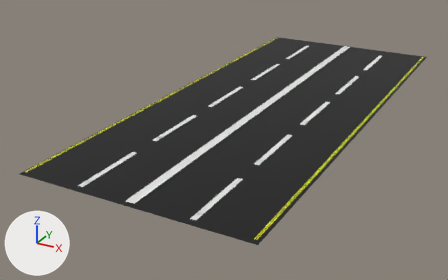
An edit to the FBX model Assets/Models/World/Roads/four_laned_roads/dual_carriageway.fbx, drawn before and after from the same camera.
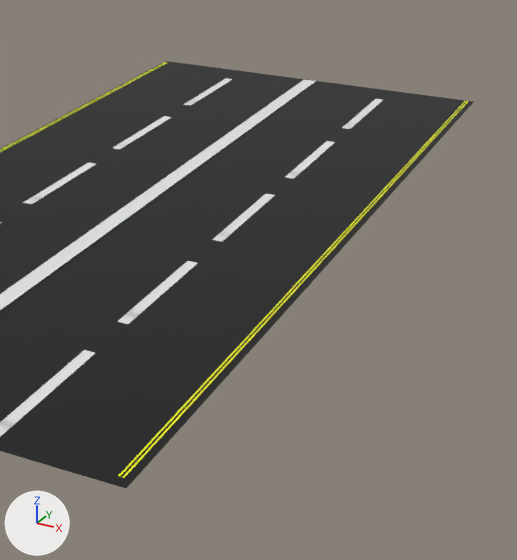
The first picture shows the older version from a 50 mm lens placed at (6.05, -13.46, 5.4), pointed at (-0.85, -0.91, -0.88). The close-ups show both versions on the part from 44% to 100% of the width and 3% to 100% of the height of that picture. Lighting does not change. The marker at lower left points along +X, +Y and +Z. Where no turn or scale is listed for an object, it has been applied to the vertices.

Names of what the first close-up shows: 'road'.
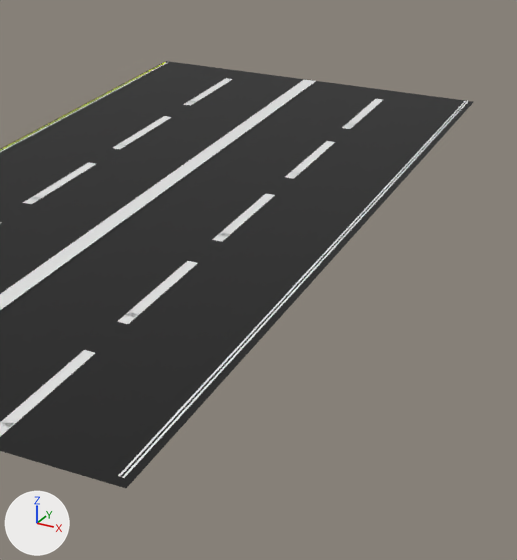
Where the newer file only moved an object's origin or applied its transform, the numbers keep the older frame.

Patch to the scene script:
```diff
--- a/Assets/Models/World/Roads/four_laned_roads/dual_carriageway.fbx.py
+++ b/Assets/Models/World/Roads/four_laned_roads/dual_carriageway.fbx.py
@@ me_plane @@
 # used by ob_road; location = (0.0, 0.0, 0.0)
-me_plane.from_pydata(...)  # 2164 vertices, 1066 faces; spans x -2.55..2.55, y -6.0..6.0, z 0.0..0.01
+me_plane.from_pydata(...)  # 2192 vertices, 2160 faces; spans x -2.55..2.55, y -6.0..6.0, z 0.0..0.01
+# me_plane part 1: 28 vertices added at x -2.55..2.55, y -5.2..5.2, z 0.0
 me_plane.materials.append(mat_material_001)
@@ me_plane @@
 me_plane.materials.append(mat_material_008)
-me_plane.materials.append(mat_material_006)  # white #e7e7e7
-me_plane.materials.append(mat_material_003)  # yellow #dfe700
-me_plane.materials.append(mat_material_004)  # yellow #dfe700
-me_plane.materials.append(mat_material_005)  # yellow #dfe700
-me_plane.materials.append(mat_material_007)  # white #e7e7e7
```

Where the change shows, as pixel boxes (x1, y1, x2, y2) in the close-ups (517 x 560 px):
part 1 of me_plane, added: after (0, 61, 473, 488)
